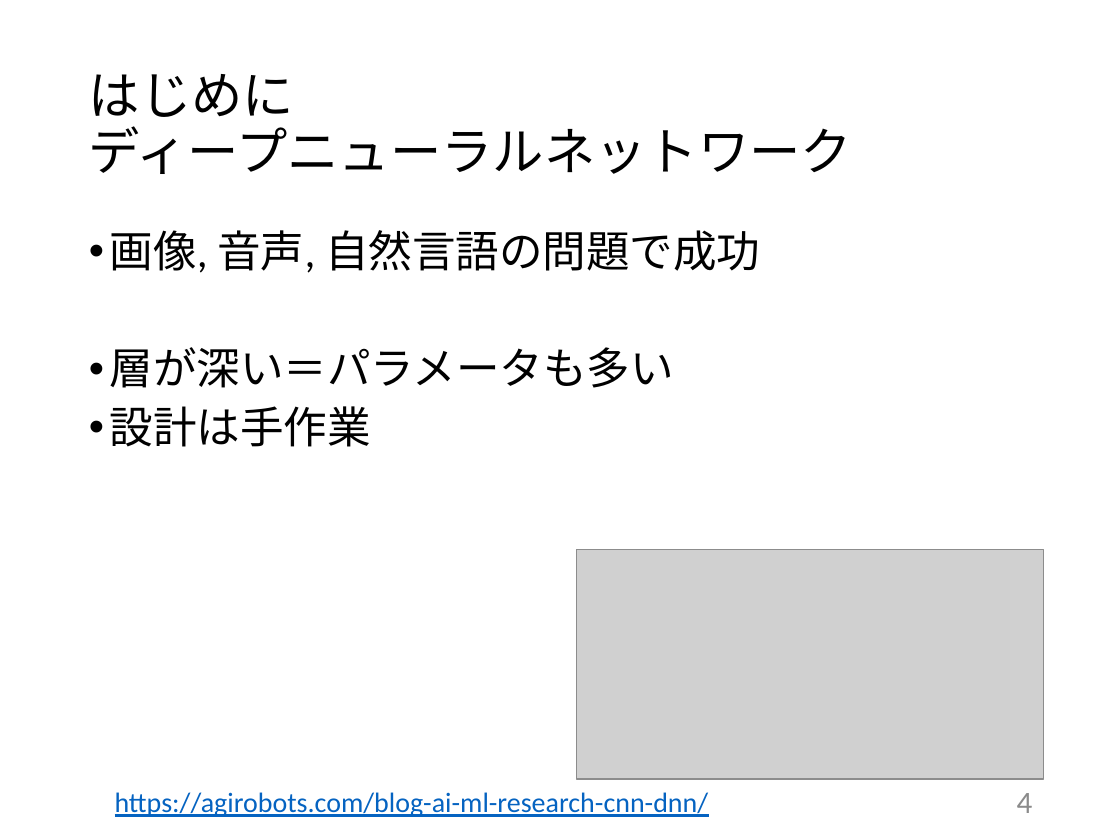
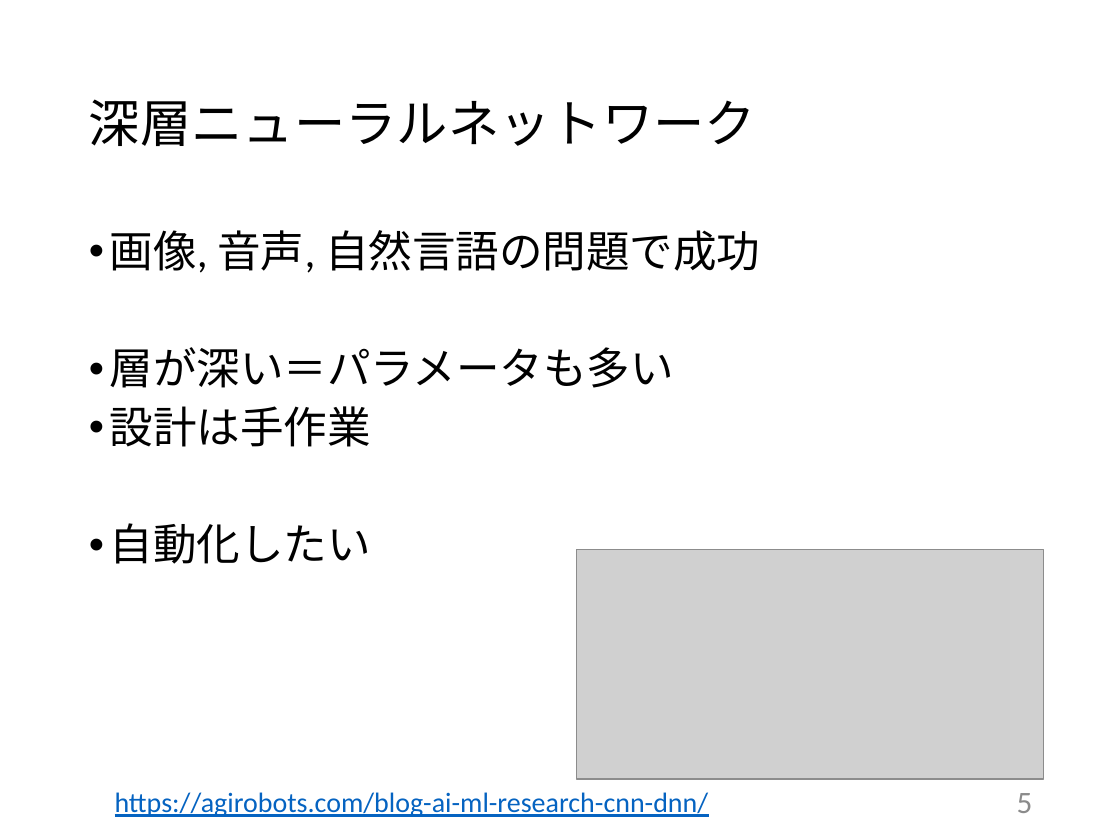
Before and after one commit to tatsuya-sugiyama/WeeklyReport, a slide deck: slide 5 of report/2020前期/2020_1st_sugiyama.pptx (slide 4 before the commit). Drawn at 1120x840 pixels with LibreOffice and Linux fonts; fonts in the diff are those of the drawing; grey boxes stand for pictures. Boxes give left, top, right and bottom in pixels: in the first picture for what was removed or moved away, otherwise in the second. Text is boxed around its words. In the diff, an @@ line names an element or a change of style, - is before the commit and + after.

```diff
--- a/report/2020前期/2020_1st_sugiyama.pptx
+++ b/report/2020前期/2020_1st_sugiyama.pptx
@@ title at (89,99,756,146): text changed @@
-はじめに
-ディープニューラルネットワーク
+深層ニューラルネットワーク
@@ text at (110,523,371,564): paragraph added @@
+• 自動化したい
@@ page number at (1017,793,1033,813): text changed @@
-4
+5
```
Also in this commit, not shown: 31 other slides changed, 17 slides added, 1 slide removed.
